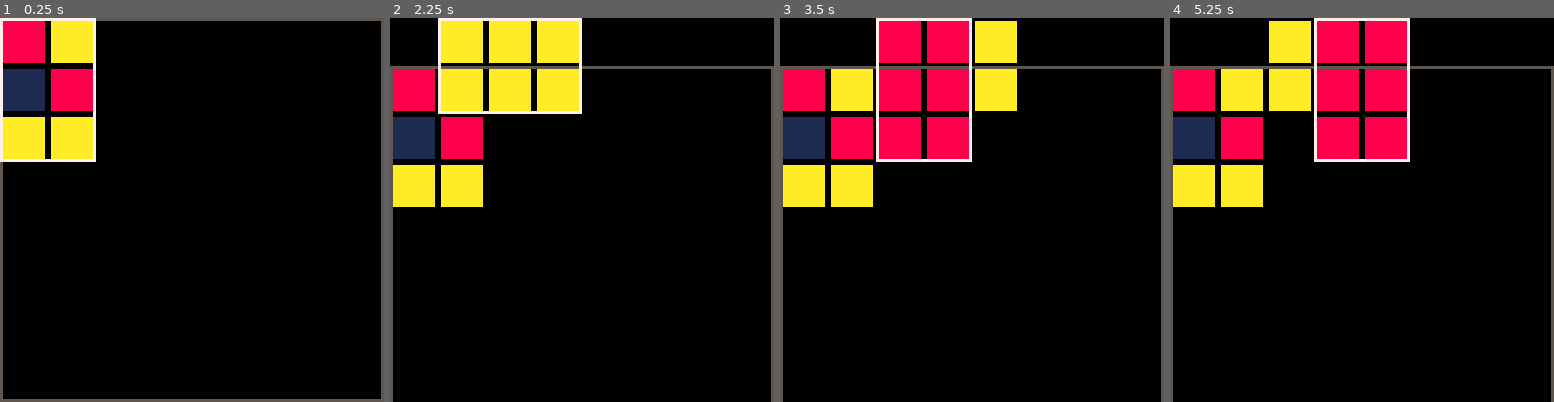
Above: before the commit, frames 1-4 (left to right).
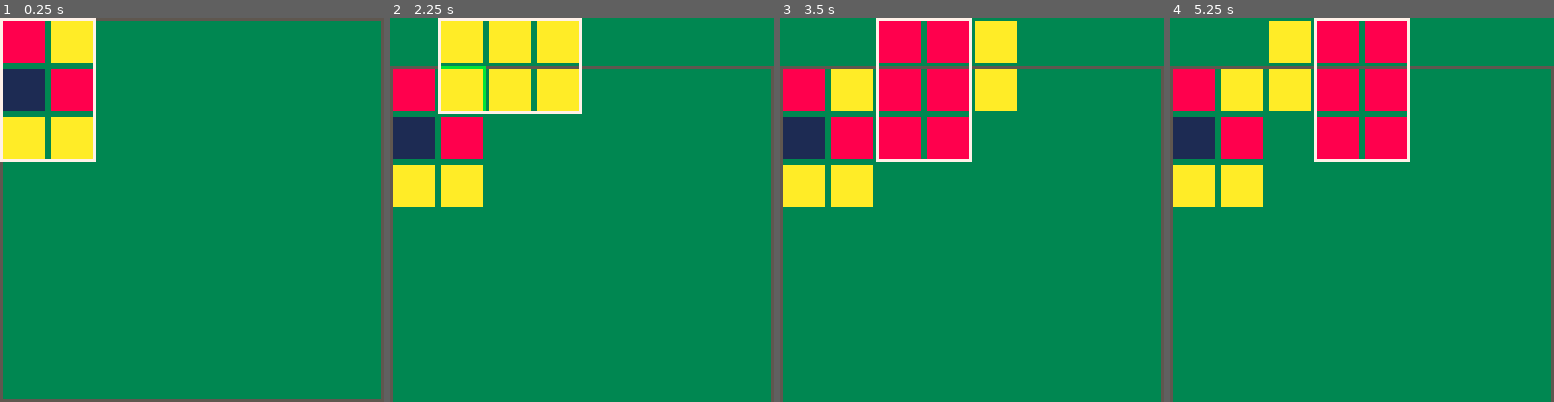
Above: after the commit, the same moments.

Repository: shen-sat/orchard
Game: PICO-8 cartridge game.p8
The game is run twice, just before and just after one commit, with the same random seed, the same clock (stepped at 60 frames per second) and the same inputs.
Inputs:
- Up to frame 1 (0.25 s): no input
- Up to frame 2 (2.25 s): tap X (X key) at 0.33, 1.07, 1.85 s; tap O (Z key) at 0.7, 1.7, 2.1 s; hold Right 1.6-2.1 s; hold Up from 2.15 s (still down)
- Up to frame 3 (3.5 s): release Up at 2.42 s; hold Right 2.47-3.03 s; tap O (Z key) at 2.5, 2.9, 3.3 s; tap X (X key) at 2.97 s; hold Left from 3.08 s (still down)
- Up to frame 4 (5.25 s): release Left at 3.58 s; hold Down 3.63-3.97 s; tap O (Z key) every 0.4 s from 3.7 to 4.9 s; hold Right 4.02-4.68 s; tap X (X key) at 4.08, 5.2 s; hold Up 4.73-5.03 s; hold Left from 5.08 s (still down)

The runs differ from the first frame. In frame 1, 89% of the frame differs, in the area x 0-100%, y 0-100%; in frame 2, 84%; in frame 3, 80%; in frame 4, 80%.

Commit message:
Figuring out drawing overlapping plantable fruits

Diff:
--- a/game.p8
+++ b/game.p8
@@ -34,19 +34,22 @@
     name = 'apple',
     x = 0,
     y = 0,
-    sprite = 0
+    sprite = 0,
+    plantable = false
   }
   lemon = {
     name = 'lemon',
     x = 0,
     y = 0,
-    sprite = 2
+    sprite = 2,
+    plantable = false
   }
   berry = {
     name = 'berry',
     x = 0,
     y = 0,
-    sprite = 4
+    sprite = 4,
+    plantable = false
   }
 
   card_one = { copy_table(apple), copy_table(lemon), copy_table(berry), copy_table(apple), copy_table(lemon), copy_table(lemon) }
@@ -119,8 +122,8 @@
       self:update_fruits()
     end,
     draw = function(self)
+      self:draw_fruits()
       self:draw_border()
-      self:draw_fruits()
     end,
     plant_fruits = function(self)
       if btnp(5) and self:is_plantable() then
@@ -133,10 +136,10 @@
       end
     end,
     is_plantable = function(self)
-      local plantable_fruits = self.card
+      local fruits = self.card
 
       local plantable = true
-      for fruit in all(plantable_fruits) do
+      for fruit in all(fruits) do
         for f in all(planted_fruits) do
           if (fruit.x == f.x)
           and (fruit.y == f.y)
@@ -170,12 +173,37 @@
           fruit.y = self:horizontal_slots()[i].y
         end
       end
+
+      -- mark plantable
+      for fruit in all(fruits) do fruit.plantable = false end
+      local overlapping_fruits = {}
+
+      if self:is_plantable() then
+        for fruit in all(fruits) do
+          for f in all(planted_fruits) do
+            if (fruit.x == f.x)
+            and (fruit.y == f.y)
+            and (fruit.name == f.name)
+            then add(overlapping_fruits,fruit) end
+          end
+        end
+      end
+
+      for fruit in all(overlapping_fruits) do
+        fruit.plantable = true
+      end
     end,
     draw_border = function(self)
       rect(self.x0,self.y0,self:x1(),self:y1(),self.col)
     end,
     draw_fruits = function(self)
       for fruit in all(self.card) do
+        pal()
+        palt()
+        if fruit.plantable then
+          palt(0,false)
+          pal(0,11)
+        end
         spr(fruit.sprite,fruit.x,fruit.y,2,2)
       end
     end,
@@ -208,7 +236,7 @@
 end
 
 function _draw()
-  cls()
+  cls(3)
   rect(0,0,127,127,5) --border
   for fruit in all(planted_fruits) do
     spr(fruit.sprite,fruit.x,fruit.y,2,2)
